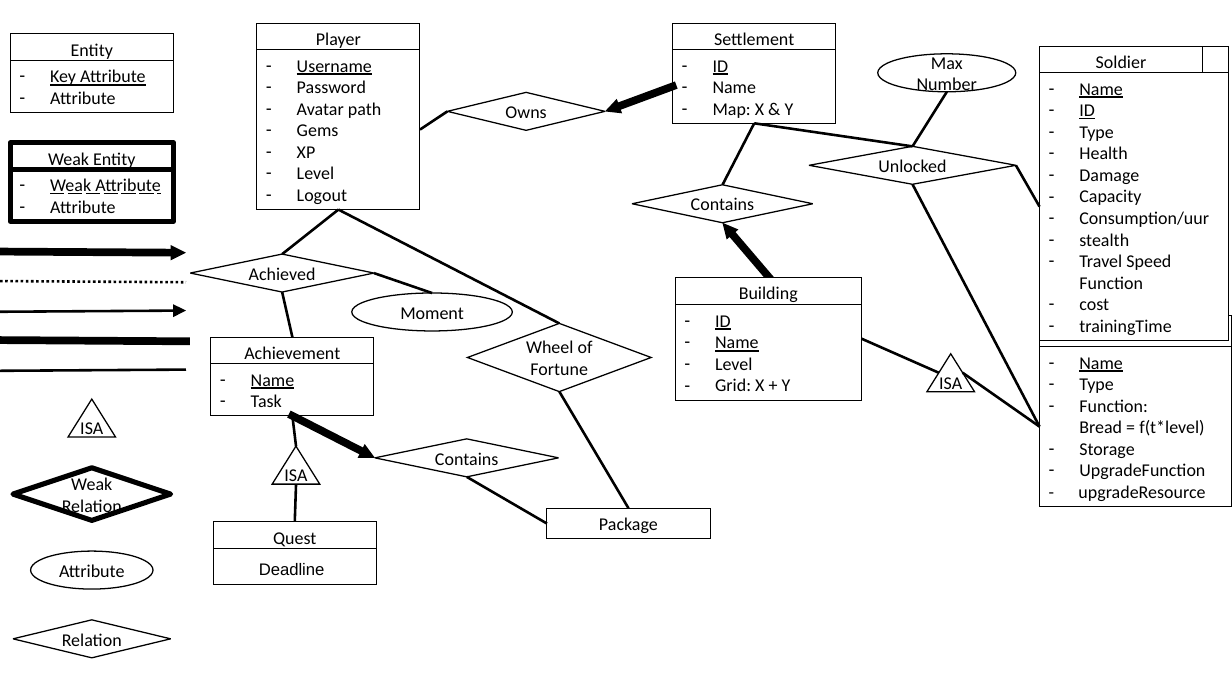
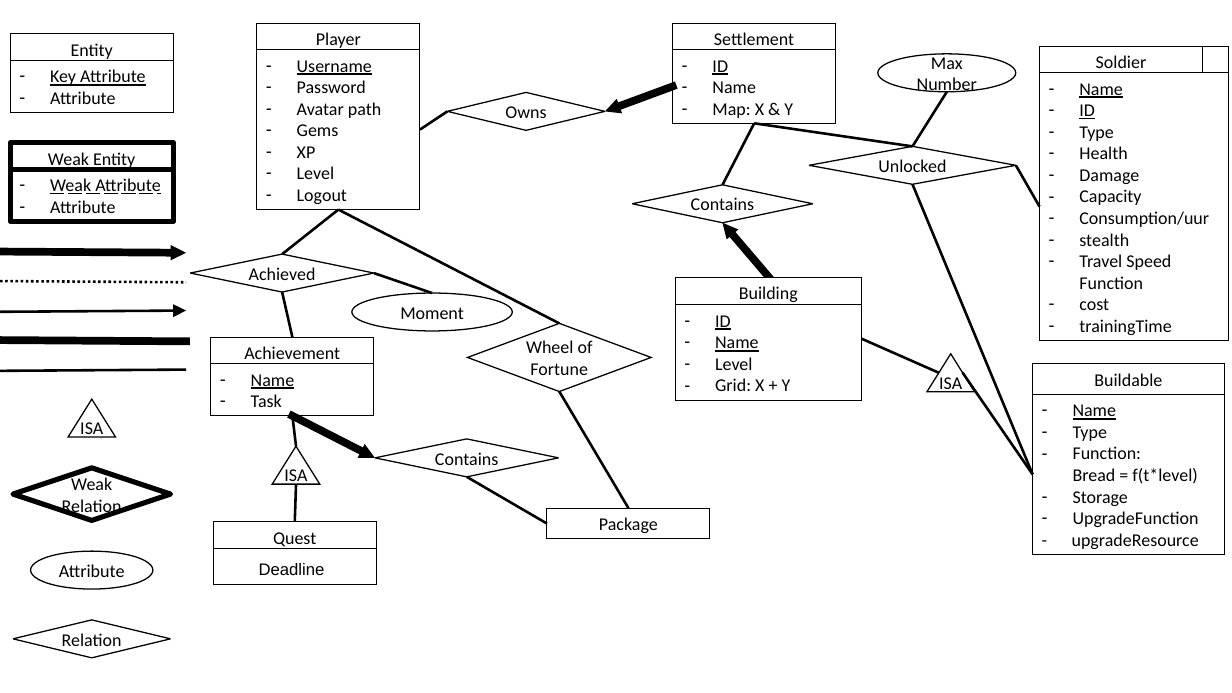
Before and after one commit to JeCheeseSmith/Clash-of-ppdb-s, a slide deck: slide 1 of documentation/database/ER-Diagram.pptx. Drawn at 1232x693 pixels with LibreOffice and Linux fonts; fonts in the diff are those of the drawing; background and template pictures are left out. Boxes give left, top, right and bottom in pixels: in the first picture for what was removed or moved away, otherwise in the second. Text is boxed around its words. In the diff, an @@ line names an element or a change of style, - is before the commit and + after.

```diff
--- a/documentation/database/ER-Diagram.pptx
+++ b/documentation/database/ER-Diagram.pptx
@@ line moved from (913, 184) - (1040, 427) to (913, 184) - (1033, 474) @@
@@ line moved from (963, 372) - (1040, 427) to (963, 372) - (1033, 474) @@
@@ rectangle "Buildable": place and size @@
-rectangle "Buildable" at (1040, 316, 1231, 347)
+rectangle "Buildable" at (1033, 364, 1225, 395)
@@ rectangle "Name": place and size @@
-rectangle "Name" at (1040, 347, 1231, 506)
+rectangle "Name" at (1033, 395, 1225, 555)
```
Also in this commit, not shown: 2 other slides changed, 2 other files.
